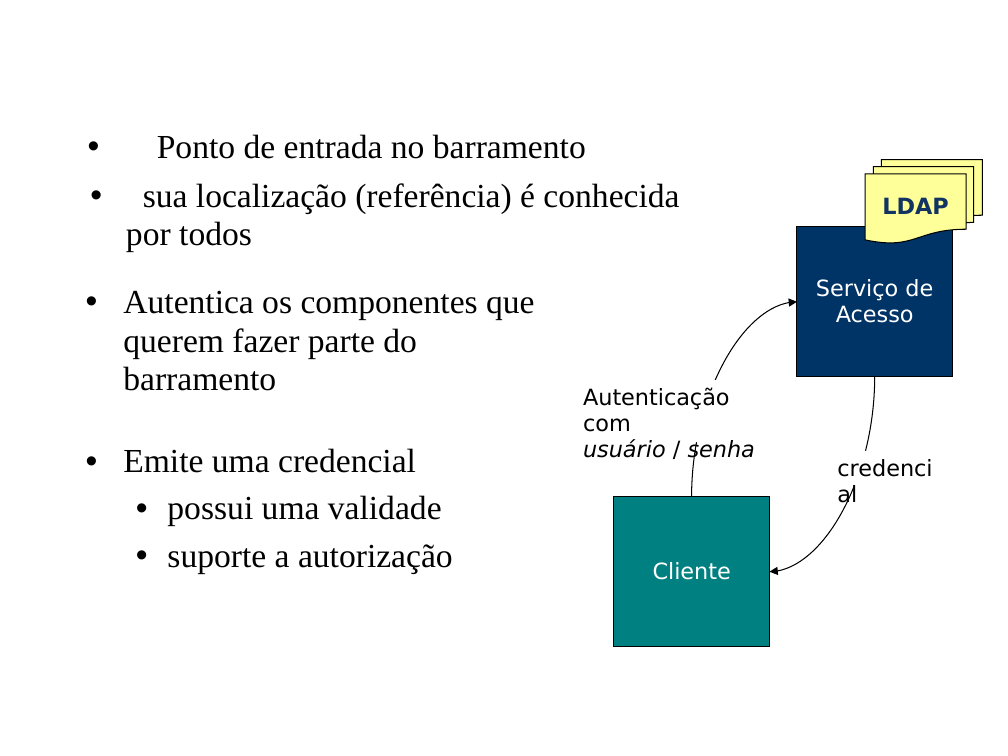
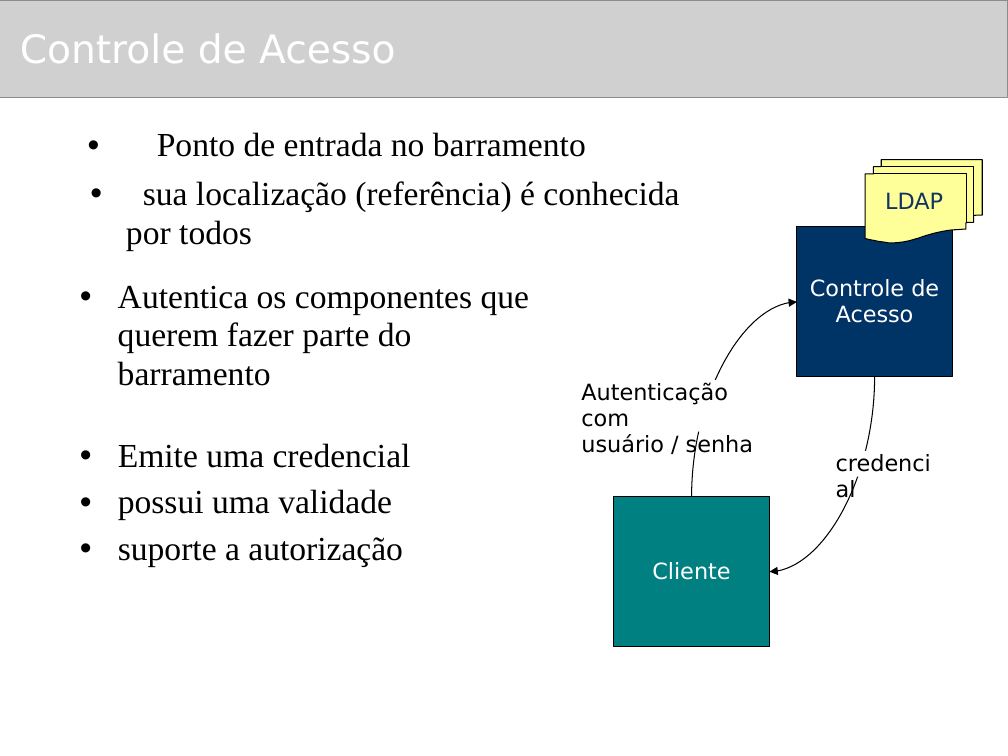
Before and after one commit to amadeubarbosa/openbus-core, a slide deck: slide 9 of docs/cursos/developer/2.OpenBus.ppt. Drawn at 1008x756 pixels with LibreOffice and Linux fonts; fonts in the diff are those of the drawing; grey boxes stand for pictures; background and template pictures are left out. Boxes give left, top, right and bottom in pixels: in the first picture for what was removed or moved away, otherwise in the second. Text is boxed around its words. In the diff, an @@ line names an element or a change of style, - is before the commit and + after.

```diff
--- a/docs/cursos/developer/2.OpenBus.ppt
+++ b/docs/cursos/developer/2.OpenBus.ppt
@@ picture added at [0,0,1008,98] @@
@@ title at [20,34,395,63]: text changed; bold off @@
-Serviço de Acesso
+Controle de Acesso
@@ freeform shape added at [865,159,982,243], fill #FFFF99, outline #000000 0.74 pt @@
@@ freeform shape added at [873,166,973,223], outline #000000 0.74 pt @@
@@ text "LDAP": place and size @@
-text "LDAP" at [865,159,982,243]
+text "LDAP" at [885,192,943,209]
@@ text "LDAP" at [885,192,943,209]: bold off; indent changed; fill #FFFF99 to none; outline #000000 0.74 pt to none @@
@@ rectangle added at [797,227,953,377], fill #003366, outline #000000 0.74 pt @@
@@ text "Controle de Acesso": place and size @@
-text "Controle de Acesso" at [797,227,953,377]
+text "Controle de Acesso" at [810,279,939,323]
@@ text "Controle de Acesso" at [810,279,939,323]: fill #003366 to none; outline #000000 0.74 pt to none @@
@@ text "Autentica os componentes que querem ..." at [118,285,530,386]: indent changed @@
@@ text at [810,279,939,323]: text changed @@
-Serviço de Acesso
+Controle de Acesso
@@ curved arrow removed from (691, 497) to (797, 301) @@
@@ freeform shape added at [691,302,797,497], outline #000000 0.74 pt @@
@@ text "Autenticação com" at [581,382,753,458]: italic off in "usuário senha"; indent changed @@
@@ curved arrow removed from (875, 377) to (769, 572) @@
@@ freeform shape added at [769,377,874,572], outline #000000 0.74 pt @@
@@ text "Emite uma credencial" at [118,443,411,566]: indent changed; list level 2 to 1 in "possui uma validade"; list level 2 to 1 in "suporte a autorização" @@
@@ text "credencial" at [832,451,949,477]: indent changed @@
```
Also in this commit, not shown: 18 other slides changed, 1 slide added, 1 slide removed, 1 other file.
